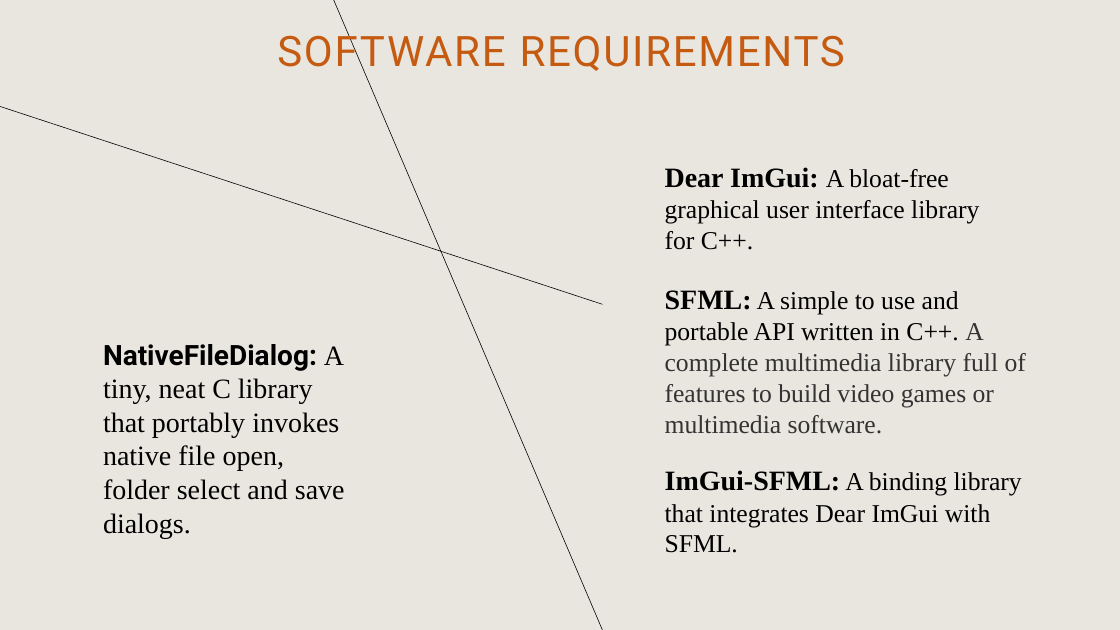
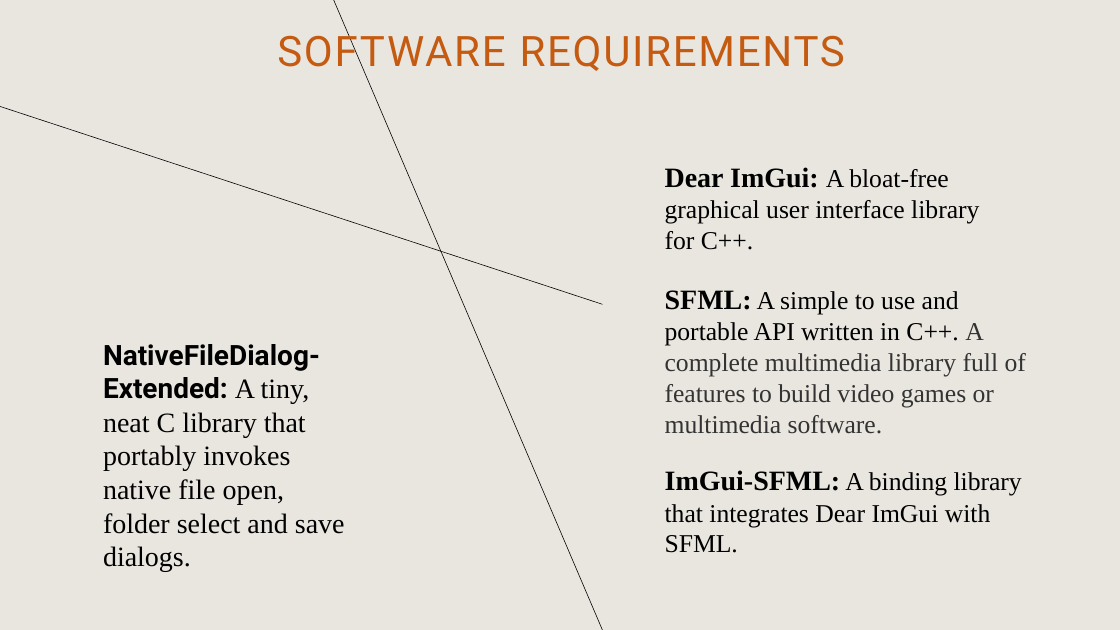
Before and after one commit to jrlx/Visualizer, a slide deck: slide 5 of projectFiles/Waveform visualizer pp project.pptx. Drawn at 1120x630 pixels with LibreOffice and Linux fonts; fonts in the diff are those of the drawing. Boxes give left, top, right and bottom in pixels: in the first picture for what was removed or moved away, otherwise in the second. Text is boxed around its words. In the diff, an @@ line names an element or a change of style, - is before the commit and + after.

```diff
--- a/projectFiles/Waveform visualizer pp project.pptx
+++ b/projectFiles/Waveform visualizer pp project.pptx
@@ text at box(103, 344, 345, 572): text changed @@
-NativeFileDialog: A tiny, neat C library that portably invokes native file open, folder select and save dialogs.
+NativeFileDialog-Extended: A tiny, neat C library that portably invokes native file open, folder select and save dialogs.
```
Also in this commit, not shown: 2 other files.
